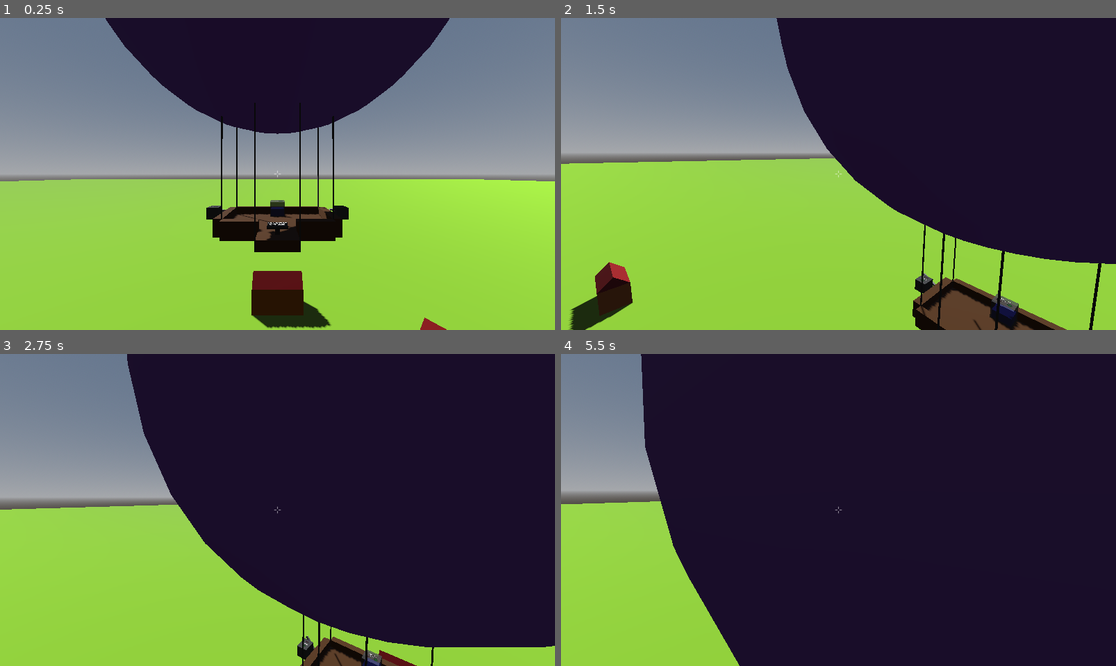
Above: before the commit, frames 1-4 (two rows, left to right).
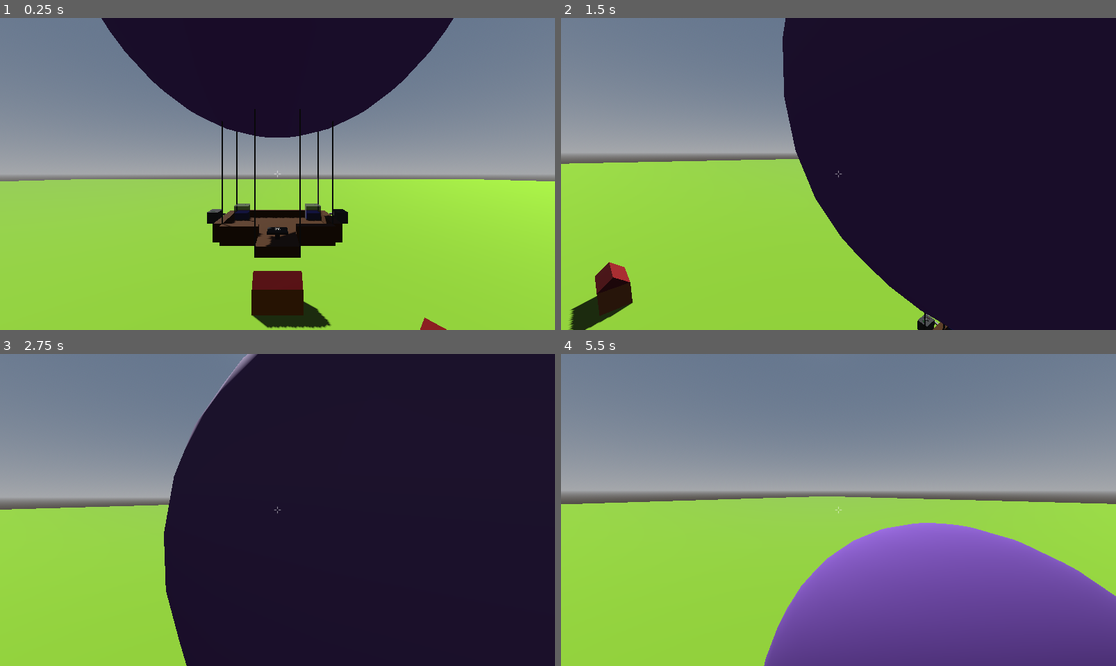
Above: after the commit, the same moments.

Repository: jmdejong/airships
Game: Godot game, scene res://scenes/world.tscn
The game is run twice, just before and just after one commit, with the same random seed, the same clock (stepped at 60 frames per second) and the same inputs.
Inputs (mouse positions are in pixels of both pictures, inside the frame that each line leads up to):
- Up to frame 1 (0.25 s): no input
- Up to frame 2 (1.5 s): move the mouse to (960, 158) at 0.52 s; hold D (right) 0.53-1.28 s; click (960, 158) at 0.6 s; move the mouse to (810, 174) at 1.27 s; hold Space (up) from 1.28 s (still down); tap Shift (sprint) at 1.35 s
- Up to frame 3 (2.75 s): keep holding Space (up); move the mouse to (288, 503) at 2.02 s; tap G (toggle_gravity) at 2.1 s
- Up to frame 4 (5.5 s): keep holding Space (up); move the mouse to (832, 516) at 2.77 s; click (832, 516) at 2.85 s; move the mouse to (877, 513) at 3.52 s; hold Shift (sprint) 3.53-4.28 s; move the mouse to (794, 506) at 4.27 s; tap G (toggle_gravity) at 4.35 s; move the mouse to (844, 510) at 5.02 s; click (844, 510) at 5.1 s

The runs differ from the first frame. In frame 1, 2.6% of the frame differs, in the area x 18-82%, y 0-77%; in frame 2, 14%; in frame 3, 16%; in frame 4, 80%, in the area x 14-100%, y 0-100%.
Error after the commit: Compile Error: Failed to compile depended scripts. (res://code/player.gd:0)

Commit message:
globals in atmosphere

Diff:
--- a/code/airship.gd
+++ b/code/airship.gd
@@ -1,6 +1,5 @@
 extends RigidBody3D
 
-const BASE_AIR_DENSITY := 1.2
 #var velocity := Vector3(0,0,0)
 var wait_time := 0.0
 var displaced_volume: float
@@ -41,9 +40,9 @@
 
 func _physics_process(delta: float) -> void:
 	calculate_components()
-	var displaced_air_mass := displaced_volume * air_density(to_global(center_of_volume).y)
+	var displaced_air_mass := displaced_volume * Atmosphere.air_density(to_global(center_of_volume).y)
 	var weight := mass - displaced_air_mass
-	apply_force(-displaced_air_mass * gravity_vec(), to_global(center_of_volume) - global_position)
+	apply_force(-displaced_air_mass * Atmosphere.gravity_vec(), to_global(center_of_volume) - global_position)
 	if wait_time < 0:
 		prints(displaced_volume, mass, displaced_air_mass, weight)
 		wait_time = 5.0
@@ -52,13 +51,3 @@
 	for component in $Components.get_children():
 		if component.has_method("force"):
 			apply_force(component.force(), component.get_node("CenterOfMass").global_position - global_position)
-
-
-func gravity_vec() -> Vector3:
-	var space := get_viewport().find_world_3d().space
-	return PhysicsServer3D.area_get_param(space, PhysicsServer3D.AREA_PARAM_GRAVITY) \
-	 * PhysicsServer3D.area_get_param(space, PhysicsServer3D.AREA_PARAM_GRAVITY_VECTOR)
-
-# todo: good place fo this function
-func air_density(height: float) -> float:
-	return BASE_AIR_DENSITY / (1 + 0.05 * height)
--- a/code/components/engine.gd
+++ b/code/components/engine.gd
@@ -4,7 +4,7 @@
 	set(value):
 		power = value
 		$StatusPanel.text = "%2.0f N" % power
-		$Rotor.rps = power / 500 + 0.05
+		$Rotor.rps = power / 500 + 0.02
 var step: float = 200
 var max_power: float = 2000
 
--- a/code/components/status_panel.gd
+++ b/code/components/status_panel.gd
@@ -7,7 +7,7 @@
 	previous_position = global_position
 	%Dashboard.text = "Altitude: %4.1f m\nAir: %2.2f kg/m^3\nHor speed: %2.1f m/s\nVert speed: %2.1f m/s" % [
 		global_position.y,
-		 get_parent().get_parent().air_density($%Dashboard.global_position.y),
+		 Atmosphere.air_density($%Dashboard.global_position.y),
 		Vector2(velocity.x, velocity.z).length(),
 		velocity.y
 	]
--- a/code/player.gd
+++ b/code/player.gd
@@ -9,9 +9,6 @@
 
 signal viewpoint_changed(pos: Vector3)
 
-func _physics_process(_delta: float) -> void:
-	move()
-
 func adjust_direction() -> void:
 	var down = get_gravity()
 	if down.length_squared() == 0:
@@ -19,14 +16,16 @@
 	look_at(global_position + (quaternion * Vector3.RIGHT).cross(down).normalized(), -down.normalized())
 
 
-func move() -> void:
+func _physics_process(delta: float) -> void:
 	var input_movement: Vector2 = Input.get_vector("left", "right", "forwards", "backwards")
 	var s: float = speed
 	if Input.is_action_pressed("sprint"):
 		s = sprint_speed
 	var movement: Vector3 = (Vector3(input_movement.x, 0, input_movement.y) * s)
 	if gravity_enabled:
-		pass
+		movement.y = velocity.y - Atmosphere.gravity()*delta
+		if Input.is_action_pressed("up"):
+			movement.y = s
 	else:
 		movement.y = s * (float(Input.is_action_pressed("up")) - float(Input.is_action_pressed("down")))
 	velocity = movement.rotated(Vector3(0, 1, 0), rotation.y)
--- a/project.godot
+++ b/project.godot
@@ -14,6 +14,10 @@
 run/main_scene="res://scenes/world.tscn"
 config/features=PackedStringArray("4.4", "GL Compatibility")
 config/icon="res://icon.svg"
+
+[autoload]
+
+Atmosphere="*res://code/atmosphere.gd"
 
 [input]
 
--- a/scenes/airship.tscn
+++ b/scenes/airship.tscn
@@ -97,7 +97,10 @@
 transform = Transform3D(1, 0, 0, 0, 1, 0, 0, 0, 1, -3, 0, 3)
 
 [node name="Ballast" parent="Components" instance=ExtResource("7_gy0ok")]
-transform = Transform3D(-4.37114e-08, 0, 1, 0, 1, 0, -1, 0, -4.37114e-08, -2.5, 0.5, 0)
+transform = Transform3D(-4.37114e-08, 0, 1, 0, 1, 0, -1, 0, -4.37114e-08, -2.5, 0.5, 2.5)
+
+[node name="Ballast2" parent="Components" instance=ExtResource("7_gy0ok")]
+transform = Transform3D(-4.37114e-08, 0, 1, 0, 1, 0, -1, 0, -4.37114e-08, -2.5, 0.5, -2.5)
 
 [node name="StatusPanel" parent="Components" instance=ExtResource("8_iu160")]
 transform = Transform3D(-4.37114e-08, 0, -1, 0, 1, 0, 1, 0, -4.37114e-08, 2, 0.5, 0)
--- a/scenes/components/status_panel.tscn
+++ b/scenes/components/status_panel.tscn
@@ -37,7 +37,7 @@
 text = "Altitude
 Air
 speed"
-font_size = 20
+font_size = 16
 
 [node name="CenterOfMass" type="Node3D" parent="."]
 transform = Transform3D(1, 0, 0, 0, 1, 0, 0, 0, 1, 0, 0.375, 0)
